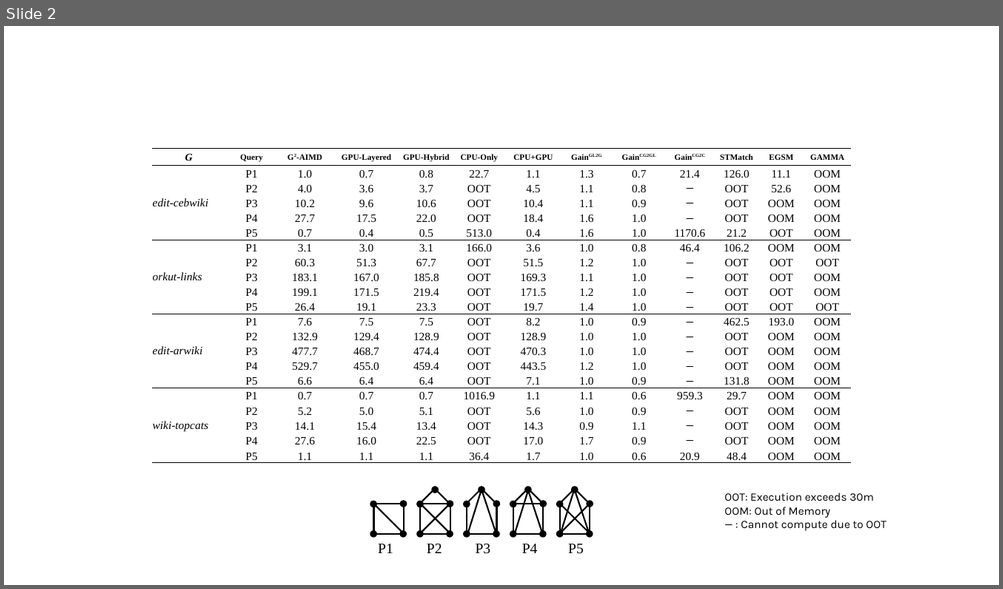
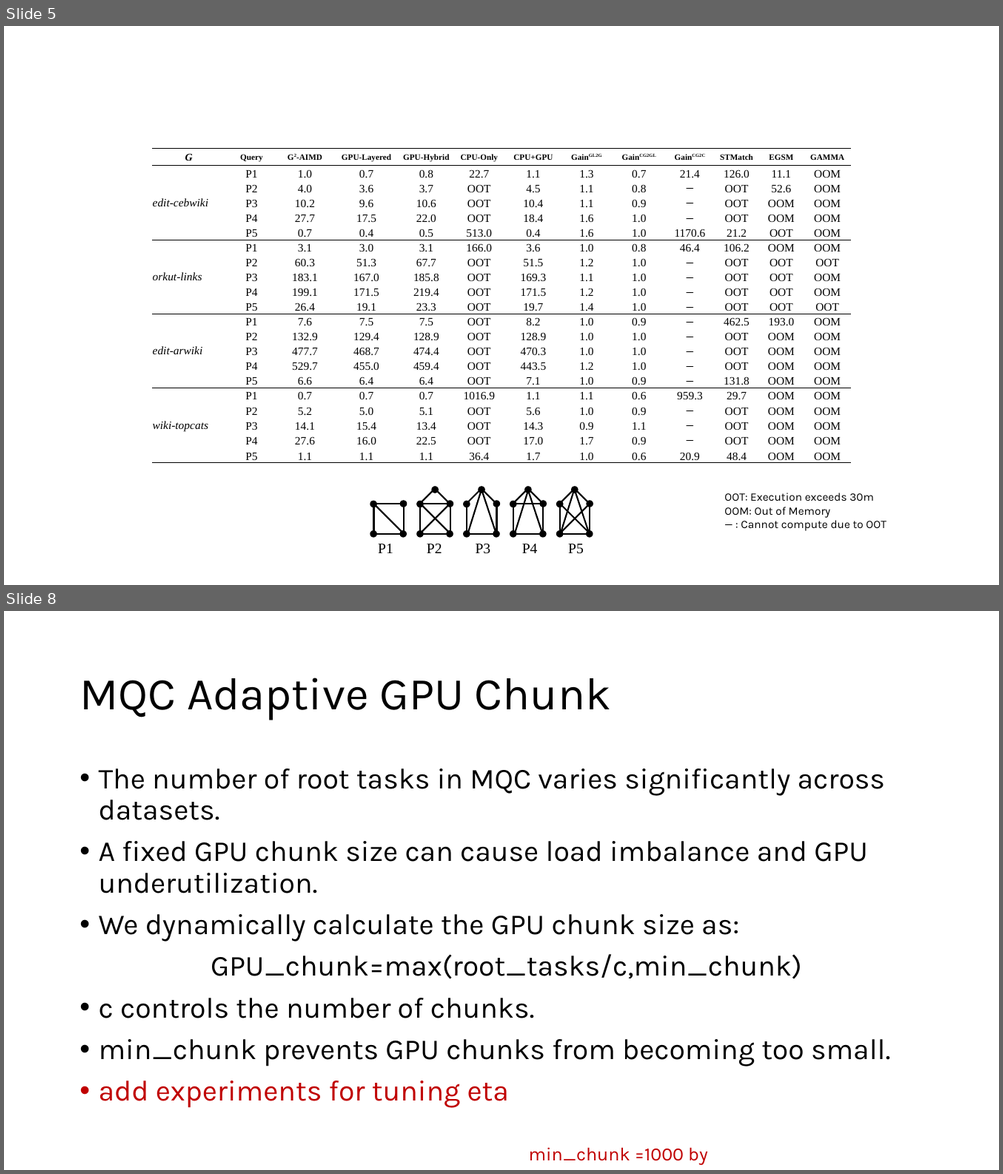
Before and after one commit to akhlaqueak/G-ThinkerCG, a slide deck: results-tables.pptx. Shown one above the other, each under a label of ours: slide 2 before the commit, slides 5 and 8 after it; the slides between them are not shown. The pictures are 1003x589 and 1003x1174 pixels, drawn with LibreOffice and Linux fonts; fonts in the diff are those of the drawing. Boxes give left, top, right and bottom in pixels: in the first picture for what was removed or moved away, otherwise in the second. Text is boxed around its words. In the diff, an @@ line names an element or a change of style, - is before the commit and + after.

```diff
--- a/results-tables.pptx
+++ b/results-tables.pptx
@@ slide 8 added at [4, 611, 999, 1170], background #FFFFFF @@
@@ title added at [79, 678, 611, 721], 44 pt, text #000000 @@
+MQC Adaptive GPU Chunk
@@ text added at [99, 769, 891, 1108], 28 pt, text #000000 @@
+• The number of root tasks in MQC varies significantly across datasets.
+• A fixed GPU chunk size can cause load imbalance and GPU underutilization.
+• We dynamically calculate the GPU chunk size as:
+GPU_chunk=max(root_tasks/c,min_chunk)
+• c controls the number of chunks.
+• min_chunk prevents GPU chunks from becoming too small.
+• add experiments for tuning eta
@@ text added at [529, 1147, 708, 1165], 18 pt, text #C00000 @@
+min_chunk =1000 by default
@@ what was slide 2 is now slide 5 @@
```
Also in this commit, not shown: 1 slide changed, 5 other slides added, 13 other files.
